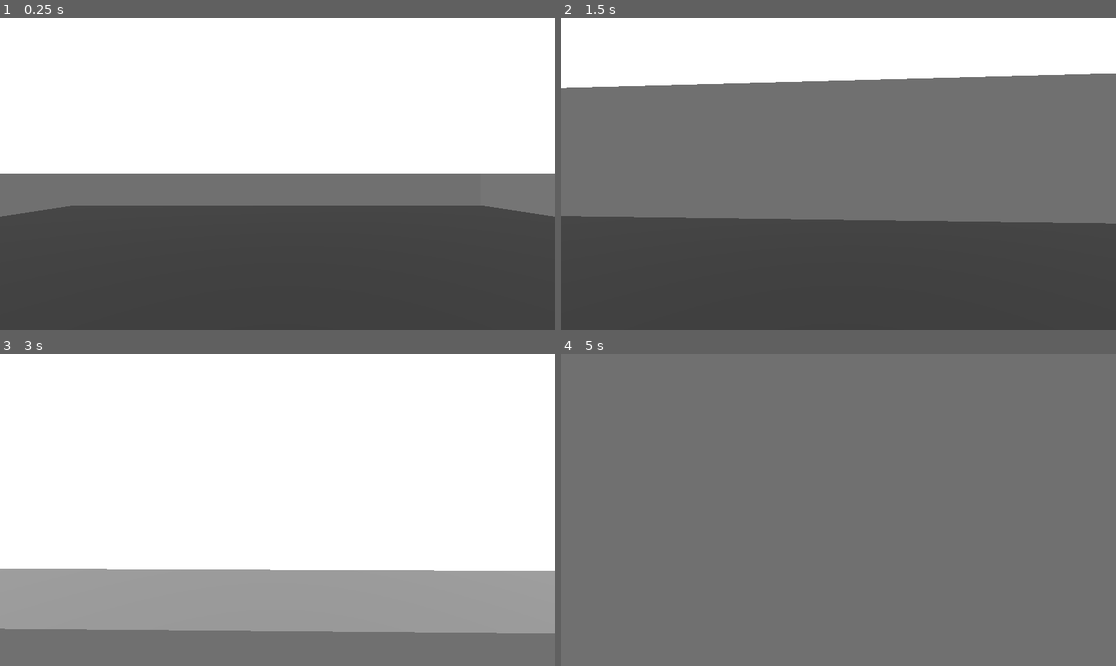
Above: before the commit, frames 1-4 (two rows, left to right).
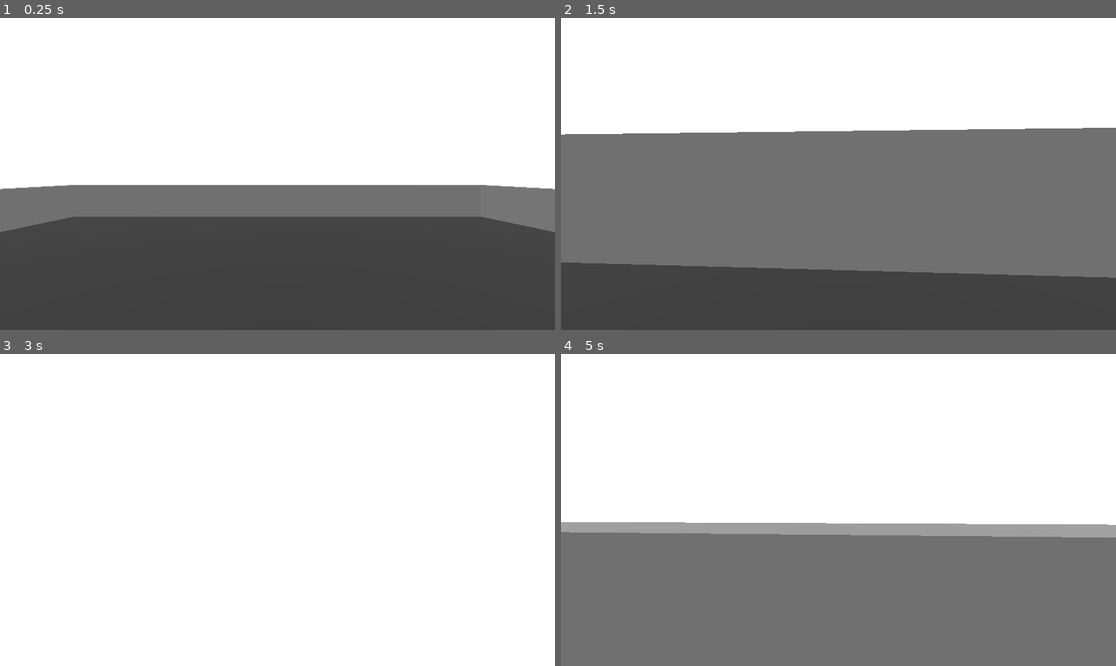
Above: after the commit, the same moments.

Repository: joshgarza/first_person_game
Game: Godot game, scene res://scenes/game.tscn
The game is run twice, just before and just after one commit, with the same random seed, the same clock (stepped at 60 frames per second) and the same inputs.
Inputs (mouse positions are in pixels of both pictures, inside the frame that each line leads up to):
- Up to frame 1 (0.25 s): no input
- Up to frame 2 (1.5 s): tap Enter at 0.5 s; move the mouse to (866, 174) at 0.52 s; hold F (interact) 0.53-1.28 s; hold W (move_forward) from 0.53 s (still down); tap Space (jump) at 0.77 s; move the mouse to (810, 174) at 1.27 s; tap F (interact) at 1.35 s
- Up to frame 3 (3 s): keep holding W (move_forward); tap Space (jump) at 1.52, 2.75 s; move the mouse to (288, 503) at 2.02 s; hold F (interact) 2.03-2.78 s; move the mouse to (271, 516) at 2.77 s; tap F (interact) at 2.85 s
- Up to frame 4 (5 s): keep holding W (move_forward); tap Space (jump) at 3.02, 3.77, 4.52 s; move the mouse to (877, 513) at 3.52 s; hold F (interact) 3.53-4.28 s; move the mouse to (794, 506) at 4.27 s; tap F (interact) at 4.35 s

The runs differ from the first frame. In frame 1, 7.7% of the frame differs, in the area x 0-100%, y 49-69%; in frame 2, 32%; in frame 3, 31%; in frame 4, 58%, in the area x 0-100%, y 0-59%.

Commit message:
Add Interactable and related scripts. Add RayCasting to determine objects in path of player.

Diff:
--- a/scenes/food.tscn
+++ b/scenes/food.tscn
@@ -6,10 +6,10 @@
 
 [sub_resource type="BoxMesh" id="BoxMesh_xven1"]
 
-[node name="Food" type="Node3D"]
+[node name="Food" type="Node3D" groups=["interactable"]]
+script = ExtResource("1_xven1")
 
 [node name="StaticBody3D" type="StaticBody3D" parent="."]
-script = ExtResource("1_xven1")
 
 [node name="CollisionShape3D" type="CollisionShape3D" parent="StaticBody3D"]
 shape = SubResource("BoxShape3D_af40f")
--- a/scenes/player.tscn
+++ b/scenes/player.tscn
@@ -1,10 +1,11 @@
-[gd_scene load_steps=8 format=3 uid="uid://dyt3j3fko8ofw"]
+[gd_scene load_steps=9 format=3 uid="uid://dyt3j3fko8ofw"]
 
 [ext_resource type="Script" uid="uid://wbvp1lqrcvkd" path="res://scripts/Player.gd" id="1_3vyb7"]
 [ext_resource type="Script" uid="uid://dspb247r1xjys" path="res://scripts/Movement.gd" id="2_g2els"]
 [ext_resource type="Script" uid="uid://dxh1g1cuvb3oq" path="res://scripts/Stats.gd" id="3_qhqgy"]
 [ext_resource type="Script" uid="uid://woqyvkiacngm" path="res://scripts/Needs.gd" id="4_dqkch"]
 [ext_resource type="Script" uid="uid://clvgi6mhd2qas" path="res://scripts/Interaction.gd" id="5_qlg0r"]
+[ext_resource type="Script" uid="uid://bvxhooo7ngdve" path="res://scripts/Hands.gd" id="6_tuyoq"]
 
 [sub_resource type="CapsuleShape3D" id="CapsuleShape3D_u8vuu"]
 height = 1.0
@@ -17,14 +18,22 @@
 transform = Transform3D(1, 0, 0, 0, 1, 0, 0, 0, 1, 0, 1, 0)
 script = ExtResource("1_3vyb7")
 
+[node name="Head" type="Node3D" parent="CharacterBody3D"]
+transform = Transform3D(1, 0, 0, 0, 1, 0, 0, 0, 1, 0, -1, 0)
+
+[node name="Camera3D" type="Camera3D" parent="CharacterBody3D/Head"]
+transform = Transform3D(1, 0, 0, 0, 1, 0, 0, 0, 1, 0, 1.5432, 0)
+
+[node name="InteractRay" type="RayCast3D" parent="CharacterBody3D/Head/Camera3D"]
+target_position = Vector3(0, 0, -2.5)
+collide_with_areas = true
+
 [node name="CollisionShape3D" type="CollisionShape3D" parent="CharacterBody3D"]
 shape = SubResource("CapsuleShape3D_u8vuu")
 
-[node name="Camera3D" type="Camera3D" parent="CharacterBody3D"]
-
 [node name="MeshInstance3D" type="MeshInstance3D" parent="CharacterBody3D"]
 mesh = SubResource("CapsuleMesh_3vyb7")
-skeleton = NodePath("../Camera3D")
+skeleton = NodePath("../Head/Camera3D")
 
 [node name="Movement" type="Node" parent="CharacterBody3D"]
 script = ExtResource("2_g2els")
@@ -38,3 +47,10 @@
 
 [node name="Interaction" type="Node" parent="CharacterBody3D"]
 script = ExtResource("5_qlg0r")
+
+[node name="Hands" type="Node3D" parent="."]
+transform = Transform3D(1, 0, 0, 0, 1, 0, 0, 0, 1, 0, 0.657162, -0.596945)
+script = ExtResource("6_tuyoq")
+
+[node name="Socket" type="Node3D" parent="Hands"]
+transform = Transform3D(1, 0, 0, 0, 1, 0, 0, 0, 1, 0, 0.0762655, -0.529311)
--- a/scripts/Food.gd
+++ b/scripts/Food.gd
@@ -1,11 +1,17 @@
+extends Holdable
 class_name Food
-extends Node3D
 
 @export var nutrition: float = 25.0
-@export var spoilage: float = 0.0 # 0–1 later, ignore for now
 
-func interact(actor: Node) -> void:
+# Optional: if you want to eat while held later, add a use() method:
+func use(actor: Node) -> void:
 	if not actor.has_node("Stats"): return
-	var stats: Node = actor.get_node("Stats") # your Stats.gd node
+	var stats: Node = actor.get_node("Stats")
+	# assuming 0..100 hunger, where higher = fuller
 	stats.hunger = clamp(stats.hunger + nutrition, 0.0, 100.0)
+	# after eating, remove from hands + world
+	if actor.has_node("Hands"):
+		var hands: Hands = actor.get_node("Hands")
+		if hands.call("has_item"):
+			hands.call("drop_current") # puts it in world; you can instead queue_free here
 	queue_free()
--- /dev/null
+++ b/scripts/Hands.gd
@@ -0,0 +1,16 @@
+class_name Hands
+extends Node3D
+
+var held: Holdable = null
+
+func has_item() -> bool:
+	return held != null
+
+func set_item(item: Holdable) -> void:
+	held = item
+
+func drop_current() -> void:
+	if held:
+		var h := held
+		held = null
+		h.drop(get_parent()) # parent is Player
--- /dev/null
+++ b/scripts/Holdable.gd
@@ -0,0 +1,62 @@
+class_name Holdable
+extends Interactable
+
+var _original_parent: Node = null
+var _original_xform: Transform3D
+var _held: bool = false
+
+func _get_static_body() -> StaticBody3D:
+	return get_node_or_null("StaticBody3D") as StaticBody3D
+
+func pickup(holder: Node) -> void:
+	if _held:
+		return
+	_original_parent = get_parent()
+	_original_xform = global_transform
+	_held = true
+
+	# Disable collisions while held
+	var sb := _get_static_body()
+	if sb:
+		sb.set_deferred("collision_layer", 0)
+		sb.set_deferred("collision_mask", 0)
+
+	# Reparent to hand socket, preserving world transform
+	var socket := holder.get_node("Hands/Socket") as Node3D
+	var keep := global_transform
+	reparent(socket)
+	global_transform = keep
+
+	# Snap to socket (optional hard snap — comment out if you want offset preserved)
+	global_transform = socket.global_transform
+
+func drop(holder: Node) -> void:
+	if not _held:
+		return
+	_held = false
+
+	# Re-enable collisions
+	var sb := _get_static_body()
+	if sb:
+		sb.set_deferred("collision_layer", 1) # adjust to your world layer
+		sb.set_deferred("collision_mask", 1)
+
+	# Put back under the original parent and place in front of camera
+	var cam := holder.get_node("Head/Camera3D") as Camera3D
+	var drop_pos: Vector3 = cam.global_transform.origin + (-cam.global_transform.basis.z * 0.8)
+
+	var keep := global_transform
+	reparent(_original_parent)
+	global_transform = keep
+
+	var t := global_transform
+	t.origin = drop_pos
+	global_transform = t
+
+func interact(actor: Node) -> void:
+	if actor.has_node("Hands"):
+		var hands := actor.get_node("Hands") as Hands
+		if hands.has_item():
+			return
+		pickup(actor)
+		hands.set_item(self)
--- /dev/null
+++ b/scripts/Interactable.gd
@@ -0,0 +1,42 @@
+class_name Interactable
+extends Node3D
+
+@export var hover_color: Color = Color(1.0, 1.0, 0.6, 1.0) # soft yellow
+
+var _meshes: Array[MeshInstance3D] = []
+var _hover_mats: Array[StandardMaterial3D] = []
+
+func _ready() -> void:
+	# Collect ALL meshes under this node
+	_meshes = []
+	_hover_mats = []
+	_get_meshes_recursive(self)
+
+	# Build one overlay material per mesh (lets you vary intensity later if needed)
+	for _i in _meshes.size():
+		var m := StandardMaterial3D.new()
+		m.shading_mode = BaseMaterial3D.SHADING_MODE_UNSHADED
+		m.transparency = BaseMaterial3D.TRANSPARENCY_ALPHA
+		m.albedo_color = hover_color
+		m.emission_enabled = true
+		m.emission = hover_color
+		m.emission_energy_multiplier = 1.2
+		_hover_mats.append(m)
+
+func _get_meshes_recursive(n: Node) -> void:
+	for child in n.get_children():
+		if child is MeshInstance3D:
+			_meshes.append(child)
+		_get_meshes_recursive(child)
+
+func on_hover_start() -> void:
+	for i in _meshes.size():
+		_meshes[i].material_overlay = _hover_mats[i]
+
+func on_hover_end() -> void:
+	for mi in _meshes:
+		mi.material_overlay = null
+
+func interact(_actor: Node) -> void:
+	# Intentionally no-op; subclasses (e.g., Holdable, Door) implement behavior.
+	pass
--- a/scripts/Interaction.gd
+++ b/scripts/Interaction.gd
@@ -1,37 +1,56 @@
 class_name Interaction
 extends Node
 
-var player: CharacterBody3D
-var camera: Camera3D
+@onready var player: CharacterBody3D = get_parent() as CharacterBody3D
+@onready var camera: Camera3D = player.get_node("Head/Camera3D") as Camera3D
 
 @export var max_distance: float = 2.5
-@export var mask: int = 1 # set to match your interactables layer
+@export var mask: int = 1 # interactables layer
 
 var hovered: Node3D = null
+var ray: RayCast3D
 
-func _process(_delta: float) -> void:
-	if camera == null:
-		return
+func _ready() -> void:
+	assert(camera != null)
+	ray = camera.get_node_or_null("InteractRay") as RayCast3D
+	assert(ray != null)
+	_configure_ray()
 
-	# Ray endpoints
-	var from: Vector3 = camera.global_transform.origin
-	var to: Vector3 = from + (-camera.global_transform.basis.z * max_distance)
+func _process(_dt: float) -> void:
+	# Keep ray length in sync if you tweak max_distance in the editor
+	var desired := Vector3(0, 0, -max_distance)
+	if ray.target_position != desired:
+		ray.target_position = desired
 
-	# Query + space
-	var query: PhysicsRayQueryParameters3D = PhysicsRayQueryParameters3D.create(from, to)
-	query.collision_mask = mask
-	var space: PhysicsDirectSpaceState3D = camera.get_world_3d().direct_space_state
+	# Hover resolution
+	var new_hover: Node3D = null
+	if ray.is_colliding():
+		var collider := ray.get_collider() as Node
+		new_hover = _find_interactable_root(collider)
 
-	# Raycast
-	var hit: Dictionary = space.intersect_ray(query)
-
-	# Resolve collider with types/cast
-	hovered = null
-	if not hit.is_empty():
-		var node: Node3D = hit.get("collider") as Node3D
-		if node and node.is_in_group("interactable"):
-			hovered = node
+	if new_hover != hovered:
+		if hovered and hovered.has_method("on_hover_end"):
+			hovered.on_hover_end()
+		hovered = new_hover
+		if hovered and hovered.has_method("on_hover_start"):
+			hovered.on_hover_start()
 
 func _unhandled_input(event: InputEvent) -> void:
 	if event.is_action_pressed("interact") and hovered and hovered.has_method("interact"):
 		hovered.interact(player)
+
+func _find_interactable_root(n: Node) -> Node3D:
+	var cur := n
+	while cur:
+		if cur.is_in_group("interactable"):
+			return cur as Node3D
+		cur = cur.get_parent()
+	return null
+
+func _configure_ray() -> void:
+	ray.enabled = true
+	ray.collide_with_areas = true
+	ray.collide_with_bodies = true
+	ray.exclude_parent = true
+	ray.collision_mask = mask
+	ray.target_position = Vector3(0, 0, -max_distance)
--- a/scripts/Movement.gd
+++ b/scripts/Movement.gd
@@ -1,8 +1,8 @@
 class_name Movement
 extends Node
 
-var player: CharacterBody3D
-var camera: Camera3D
+@onready var player: CharacterBody3D = get_parent() as CharacterBody3D
+@onready var camera: Camera3D = player.get_node("Head/Camera3D") as Camera3D
 
 @export var speed: float = 4.2
 @export var acceleration: float = 20.0
--- a/scripts/player.gd
+++ b/scripts/player.gd
@@ -1,8 +1,10 @@
 extends CharacterBody3D
 
+@onready var head: Node3D = $Head
+@onready var hands: Hands = $Hands
 @onready var movement: Movement = $Movement
 @onready var interaction: Interaction = $Interaction
-@onready var camera: Camera3D = $Camera3D
+@onready var camera: Camera3D = $Head/Camera3D
 @onready var stats: Stats = $Stats
 @onready var needs: Needs = $Needs
 
@@ -11,6 +13,7 @@
 	movement.camera = camera
 	interaction.player = self
 	interaction.camera = camera
+
 	pass
 
 func _physics_process(delta: float) -> void:
Not shown, added: scripts/Hands.gd.uid
Not shown, added: scripts/Holdable.gd.uid
Not shown, added: scripts/Interactable.gd.uid
